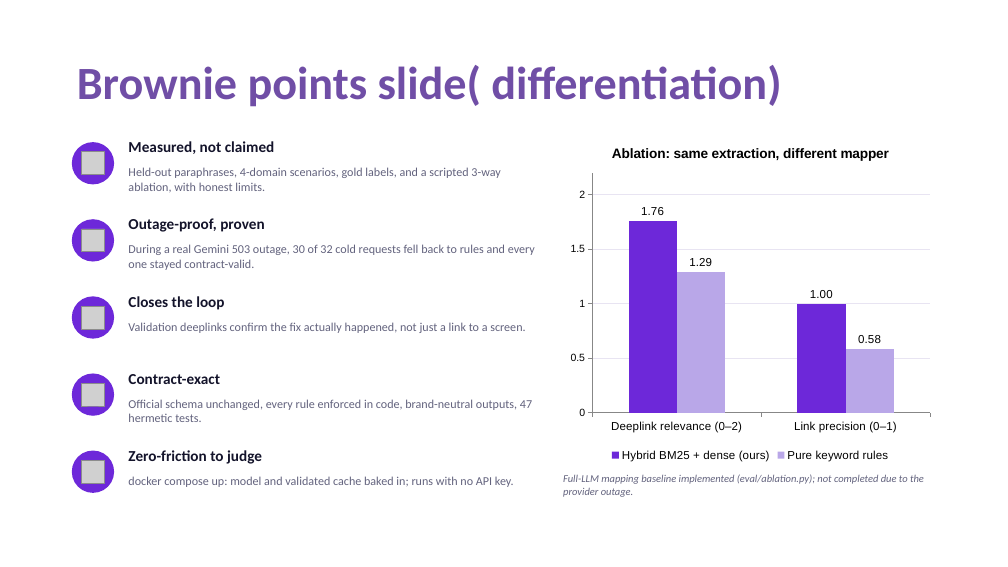
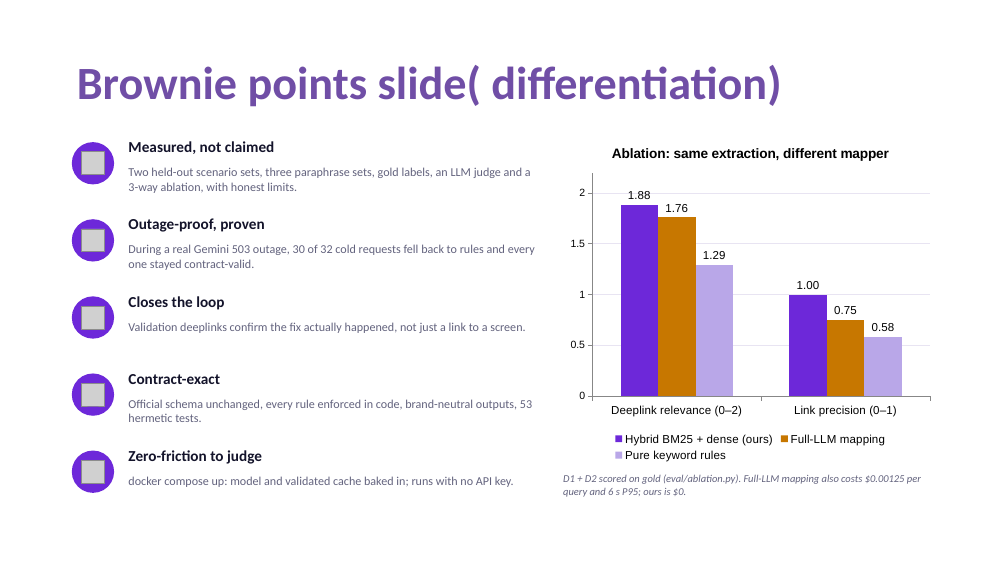
Before and after one commit to AbhishekVerma295/SRMIST_QueueQueueing_PRISM_Theme02, a slide deck: slide 10 of docs/SRMIST_QueueQueueing.pptx. Drawn at 1008x567 pixels with LibreOffice and Linux fonts; fonts in the diff are those of the drawing; grey boxes stand for pictures. Boxes give left, top, right and bottom in pixels: in the first picture for what was removed or moved away, otherwise in the second. Text is boxed around its words. In the diff, an @@ line names an element or a change of style, - is before the commit and + after.

Commit message:
Tier 1+2 update: cache specificity, bug fixes, LLM judge, full-LLM ablation, final held-out sets, refreshed docs

```diff
--- a/docs/SRMIST_QueueQueueing.pptx
+++ b/docs/SRMIST_QueueQueueing.pptx
@@ column chart at [563, 132, 938, 465] @@
@@ Hybrid BM25 + dense (ours), Deeplink relevance (0–2): 1.76 to 1.88 @@
-Pure keyword rules: 1.29, 0.58
+Full-LLM mapping: 1.76, 0.75
@@ colour of Full-LLM mapping #B9A7E8 to #C77700 @@
+Pure keyword rules: 1.29, 0.58
@@ text at [128, 167, 531, 193]: text changed @@
-Held-out paraphrases, 4-domain scenarios, gold labels, and a scripted 3-way ablation, with honest limits.
+Two held-out scenario sets, three paraphrase sets, gold labels, an LLM judge and a 3-way ablation, with honest limits.
@@ text at [128, 399, 532, 422]: text changed @@
-Official schema unchanged, every rule enforced in code, brand-neutral outputs, 47 hermetic tests.
+Official schema unchanged, every rule enforced in code, brand-neutral outputs, 53 hermetic tests.
@@ text at [563, 474, 921, 497]: text changed @@
-Full-LLM mapping baseline implemented (eval/ablation.py); not completed due to the provider outage.
+D1 + D2 scored on gold (eval/ablation.py). Full-LLM mapping also costs $0.00125 per query and 6 s P95; ours is $0.
```
Also in this commit, not shown: 2 other slides changed, 33 other files.
